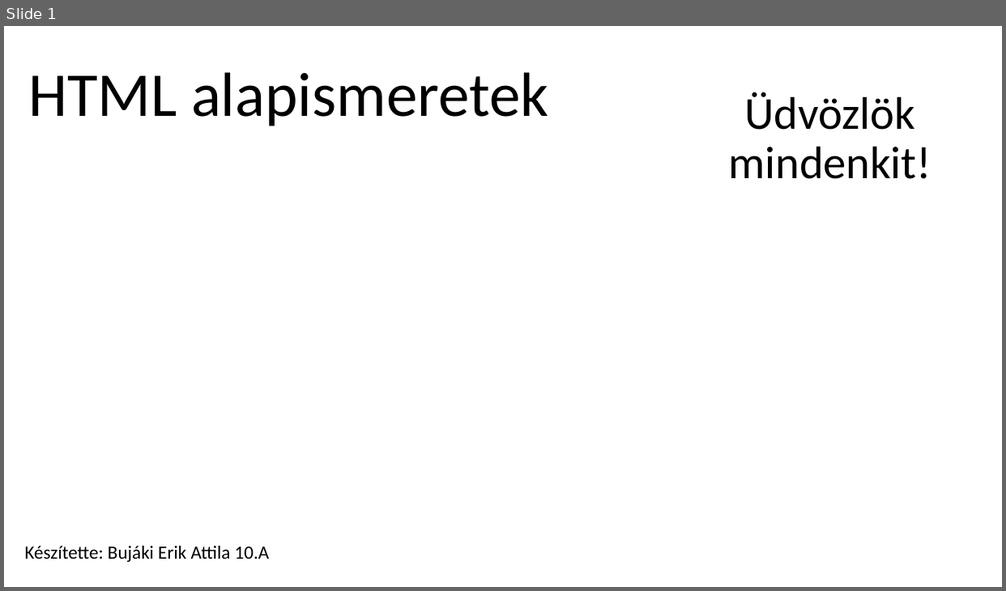
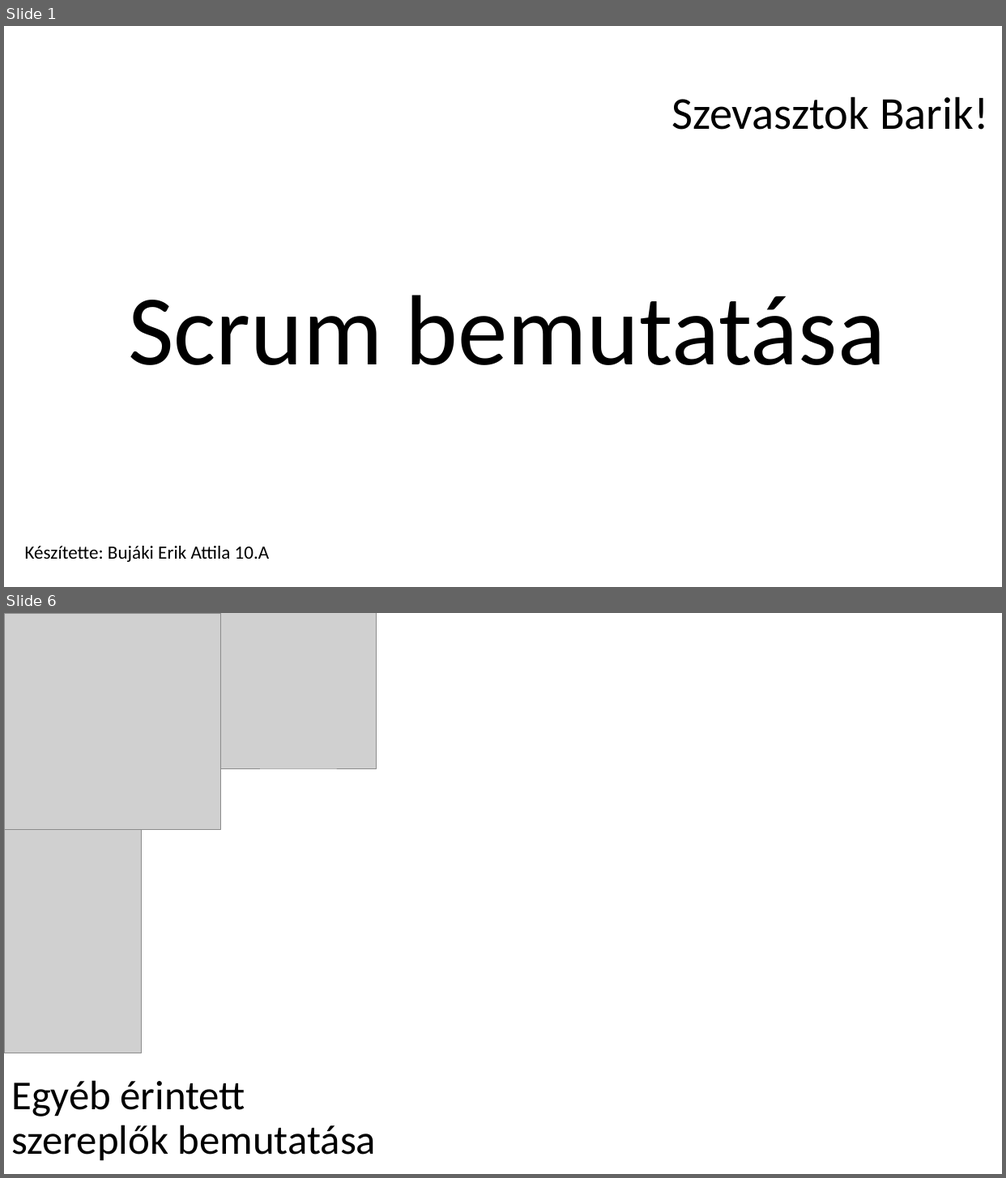
Before and after one commit to MrErik402/PPT, a slide deck: IKT Projekt feladat.pptx. Shown one above the other, each under a label of ours: slide 1 before the commit, slides 1 and 6 after it; the slides between them are not shown. The pictures are 1006x591 and 1006x1178 pixels, drawn with LibreOffice and Linux fonts; fonts in the diff are those of the drawing; grey boxes stand for pictures. Boxes give left, top, right and bottom in pixels: in the first picture for what was removed or moved away, otherwise in the second. Text is boxed around its words. In the diff, an @@ line names an element or a change of style, - is before the commit and + after.

```diff
--- a/IKT Projekt feladat.pptx
+++ b/IKT Projekt feladat.pptx
@@ slide 6 added at <box>4,613,1002,1174</box>, background #FFFFFF @@
@@ picture added at <box>4,613,220,829</box> @@
@@ picture added at <box>220,613,376,769</box> @@
@@ picture added at <box>4,829,141,1053</box> @@
@@ title added at <box>11,1080,376,1161</box>, 39.6 pt, text #000000 @@
+Egyéb érintett szereplők bemutatása
@@ slide 1 changed as well @@
@@ title removed at <box>28,72,548,126</box> @@
-HTML alapismeretek
@@ subtitle at <box>671,96,988,130</box>: text changed @@
-Üdvözlök mindenkit!
+Szevasztok Barik!
@@ title added at <box>128,295,885,365</box>, 96 pt, text #000000 @@
+Scrum bemutatása
```
Also in this commit, not shown: 8 other slides added, 1 slide removed.
